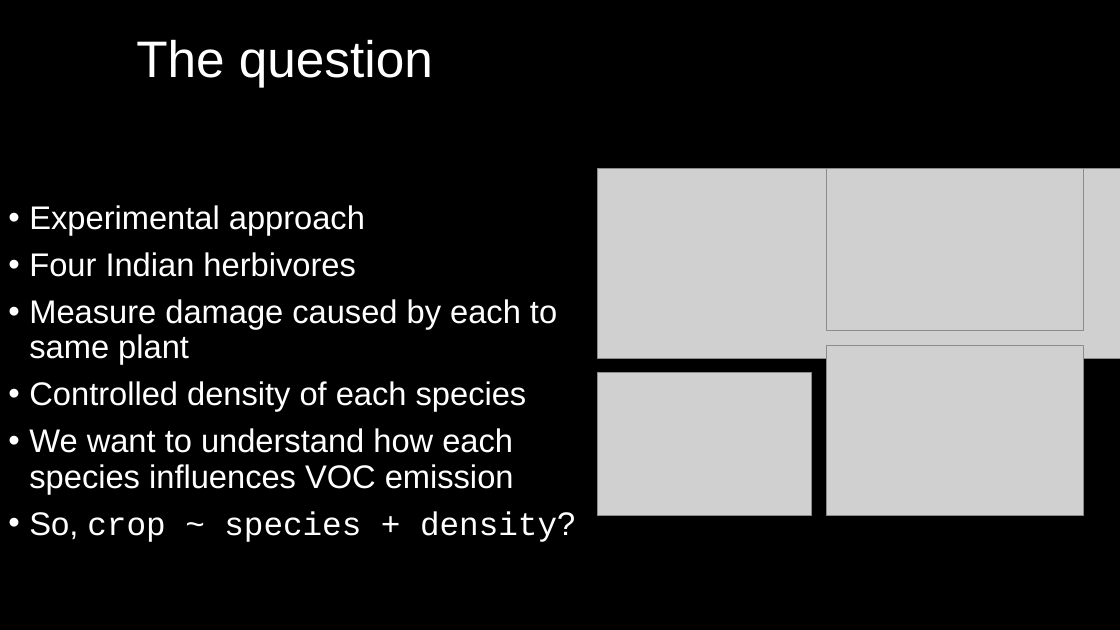
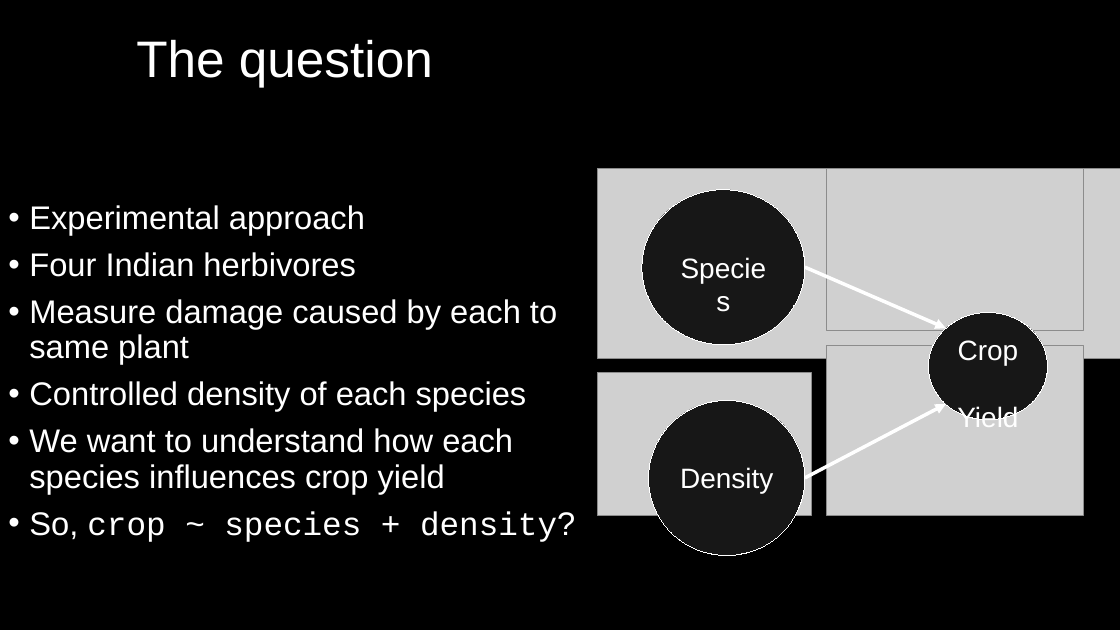
Before and after one commit to DeonRoos/006-BI3010, a slide deck: slide 3 of Lecture 10 - Interaction LM/Lecture 8.1 Interactions.pptx. Drawn at 1120x630 pixels with LibreOffice and Linux fonts; fonts in the diff are those of the drawing; grey boxes stand for pictures. Boxes give left, top, right and bottom in pixels: in the first picture for what was removed or moved away, otherwise in the second. Text is boxed around its words. In the diff, an @@ line names an element or a change of style, - is before the commit and + after.

```diff
--- a/Lecture 10 - Interaction LM/Lecture 8.1 Interactions.pptx
+++ b/Lecture 10 - Interaction LM/Lecture 8.1 Interactions.pptx
@@ group added at <box>642,190,1048,556</box>: 3 ellipses, 2 arrows @@
+Crop
+Yield
+Species
+Density
@@ text at <box>29,428,513,493</box>: text changed @@
-• We want to understand how each species influences VOC emission
+• We want to understand how each species influences crop yield
```
Also in this commit, not shown: 6 other slides changed, 4 slides added.
